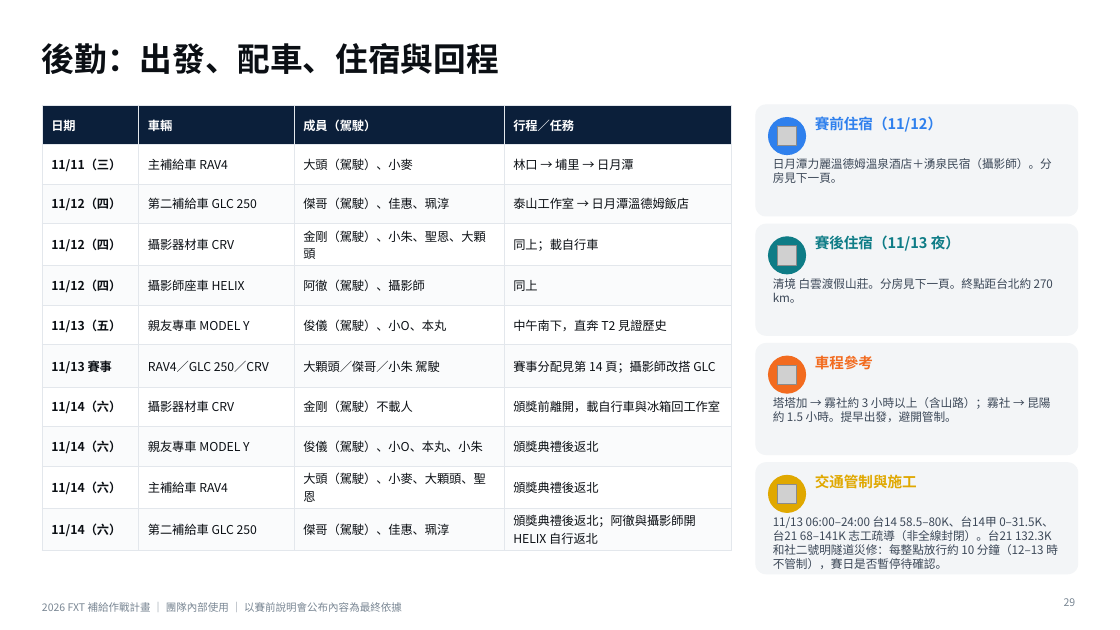
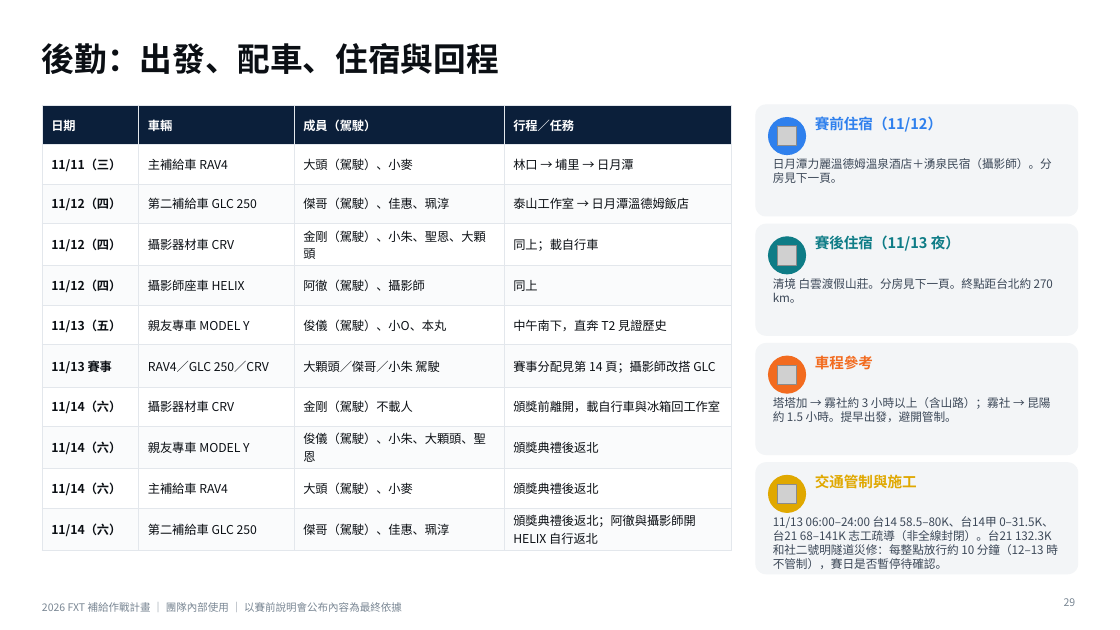
Before and after one commit to powermovebboy-sys/Race-site, a slide deck: slide 29 of deck/2026_FXT_補給作戰計畫.pptx. Drawn at 1120x630 pixels with LibreOffice and Linux fonts; fonts in the diff are those of the drawing; grey boxes stand for pictures. Boxes give left, top, right and bottom in pixels: in the first picture for what was removed or moved away, otherwise in the second. Text is boxed around its words. In the diff, an @@ line names an element or a change of style, - is before the commit and + after.

```diff
--- a/deck/2026_FXT_補給作戰計畫.pptx
+++ b/deck/2026_FXT_補給作戰計畫.pptx
@@ table at (42,105,731,548) @@
-row 9, column 3: 俊儀（駕駛）、小O、本丸、小朱
+row 9, column 3: 俊儀（駕駛）、小朱、大顆頭、聖恩
-row 10, column 3: 大頭（駕駛）、小麥、大顆頭、聖恩
+row 10, column 3: 大頭（駕駛）、小麥
```
Also in this commit, not shown: 1 other slide changed, 3 other files.
